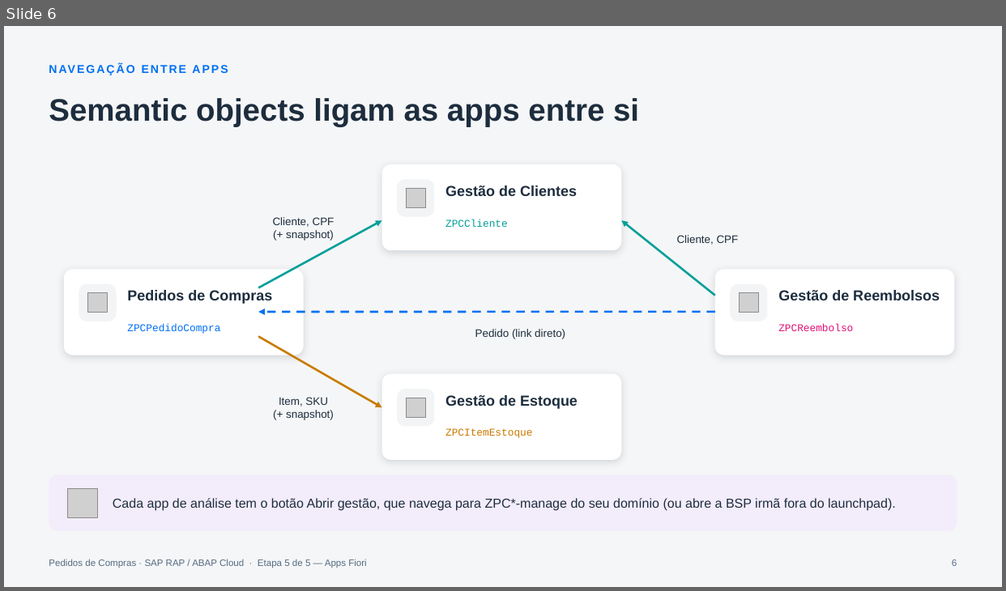
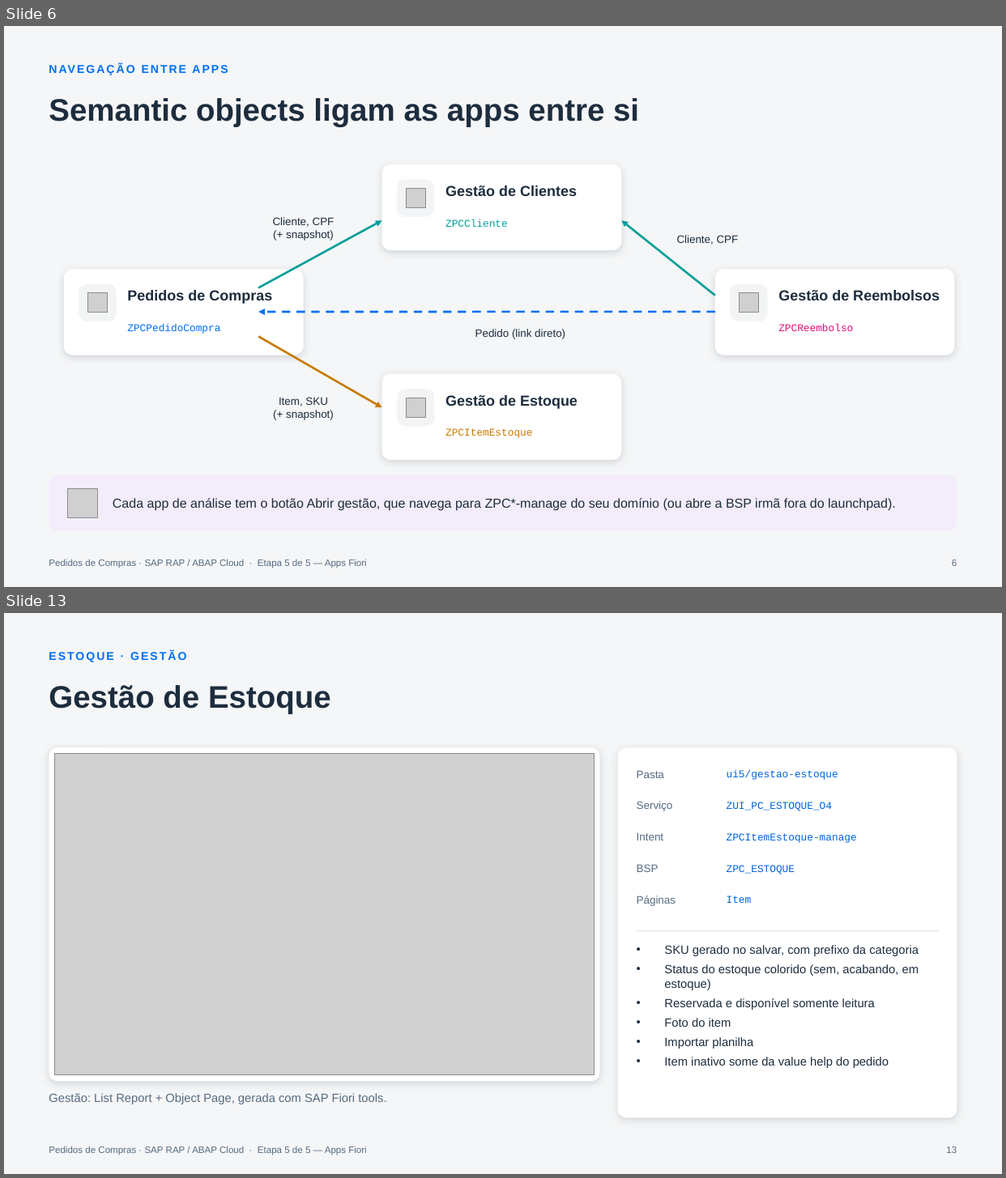
Before and after one commit to AdrianoBispo/sap-abap-rap-pedidos-de-compras-app, a slide deck: docs/apresentacoes/05-apps-fiori.pptx. Shown one above the other, each under a label of ours: slide 6 before the commit, slides 6 and 13 after it; the slides between them are not shown. The pictures are 1006x591 and 1006x1178 pixels, drawn with LibreOffice and Linux fonts; fonts in the diff are those of the drawing; grey boxes stand for pictures. Boxes give left, top, right and bottom in pixels: in the first picture for what was removed or moved away, otherwise in the second. Text is boxed around its words. In the diff, an @@ line names an element or a change of style, - is before the commit and + after.

```diff
--- a/docs/apresentacoes/05-apps-fiori.pptx
+++ b/docs/apresentacoes/05-apps-fiori.pptx
@@ slide 13 added at bbox=[4, 613, 1002, 1174], background #F5F6F7; not listed: 1 template element that a slide beside it also shows @@
@@ text added at bbox=[49, 651, 186, 662], 11 pt, text #0070F2, bold @@
+ESTOQUE · GESTÃO
@@ title added at bbox=[49, 685, 331, 713], 30 pt, text #1D2D3E, bold @@
+Gestão de Estoque
@@ rounded rectangle added at bbox=[49, 747, 600, 1082], fill #FFFFFF @@
@@ picture added at bbox=[55, 754, 594, 1076] @@
@@ rounded rectangle added at bbox=[618, 747, 957, 1118], fill #FFFFFF @@
@@ text added at bbox=[637, 770, 664, 778], 10.5 pt, text #556B82 @@
+Pasta
@@ text added at bbox=[727, 770, 838, 780], 10 pt, text #0064D9 @@
+ui5/gestao-estoque
@@ text added at bbox=[637, 801, 673, 811], 10.5 pt, text #556B82 @@
+Serviço
@@ text added at bbox=[727, 802, 832, 811], 10 pt, text #0064D9 @@
+ZUI_PC_ESTOQUE_O4
@@ text added at bbox=[637, 833, 663, 841], 10.5 pt, text #556B82 @@
+Intent
@@ text added at bbox=[727, 833, 857, 843], 10 pt, text #0064D9 @@
+ZPCItemEstoque-manage
@@ text added at bbox=[637, 864, 658, 872], 10.5 pt, text #556B82 @@
+BSP
@@ text added at bbox=[727, 865, 795, 875], 10 pt, text #0064D9 @@
+ZPC_ESTOQUE
@@ text added at bbox=[637, 896, 675, 906], 10.5 pt, text #556B82 @@
+Páginas
@@ text added at bbox=[727, 896, 752, 903], 10 pt, text #0064D9 @@
+Item
@@ line added from (637, 931) to (938, 931), #E5E5E5 1 pt @@
@@ text added at bbox=[664, 945, 919, 1068], 11.5 pt, text #1D2D3E @@
+• SKU gerado no salvar, com prefixo da categoria
+• Status do estoque colorido (sem, acabando, em estoque)
+• Reservada e disponível somente leitura
+• Foto do item
+• Importar planilha
+• Item inativo some da value help do pedido
@@ text added at bbox=[49, 1093, 386, 1105], 11.5 pt, text #556B82 @@
+Gestão: List Report + Object Page, gerada com SAP Fiori tools.
@@ page number added at bbox=[946, 1147, 957, 1153], 9 pt, text #556B82 @@
+13
```
Also in this commit, not shown: 7 slides changed, 15 other slides added, 3 slides removed.
